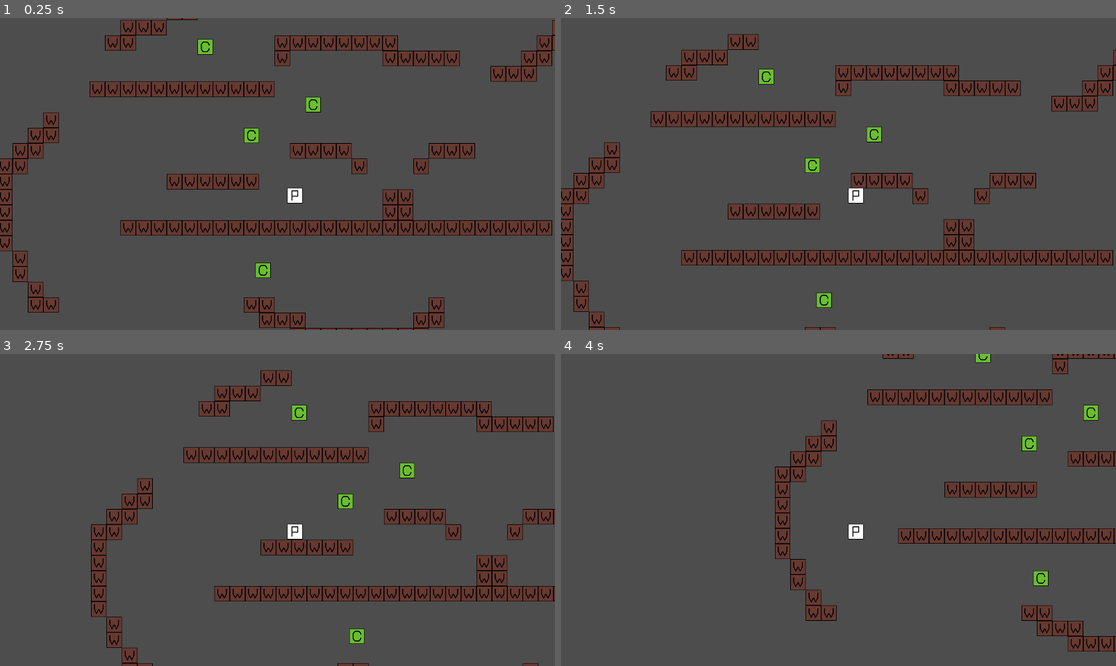
Above: before the commit, frames 1-4 (two rows, left to right).
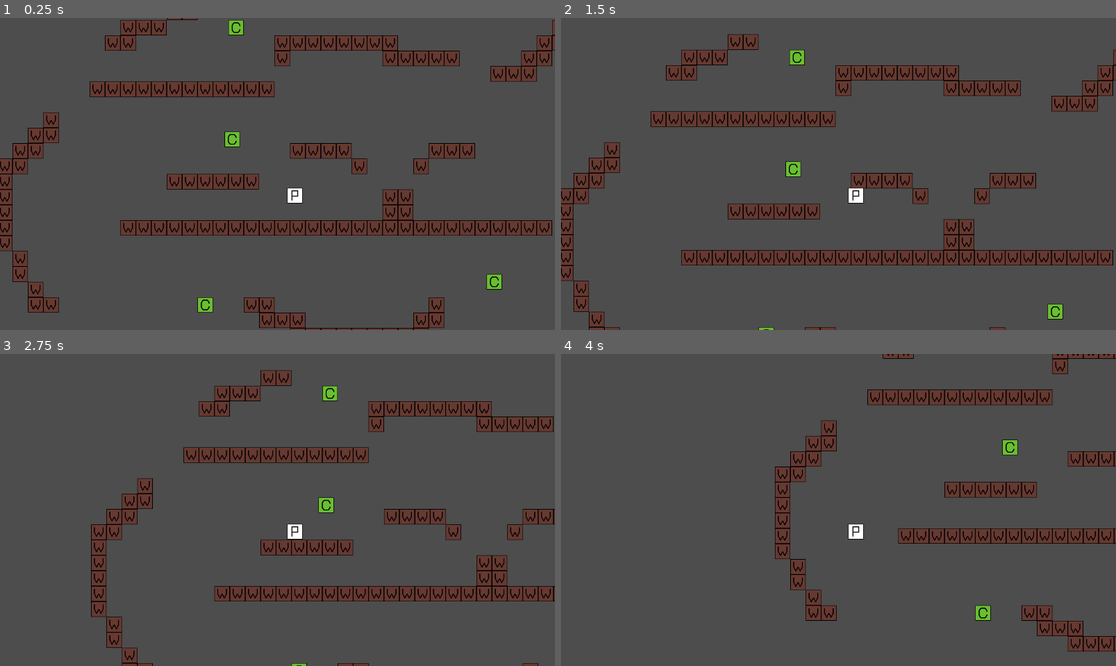
Above: after the commit, the same moments.

Repository: halleyre/gapanese-drift-machine
Game: Godot game, scene res://Scenes/main.tscn
The game is run twice, just before and just after one commit, with the same random seed, the same clock (stepped at 60 frames per second) and the same inputs.
Inputs:
- Up to frame 1 (0.25 s): no input
- Up to frame 2 (1.5 s): tap Enter at 0.5 s; hold Up (ui_up) from 0.53 s (still down); tap Space at 1.25 s
- Up to frame 3 (2.75 s): tap Enter at 2 s; release Up (ui_up) at 2.03 s; hold Left (ui_left) from 2.03 s (still down)
- Up to frame 4 (4 s): release Left (ui_left) at 3.53 s; hold Down (ui_down) from 3.53 s (still down)

The runs differ from the first frame. In frame 1, 1.1% of the frame differs, in the area x 35-91%, y 0-95%; in frame 2, 1.0%; in frame 3, 0.9%; in frame 4, 0.8%.

Commit message:
Yummy
Yummy. Also improved acceleration feeling.

Diff:
--- a/godot/Scenes/Player.tscn
+++ b/godot/Scenes/Player.tscn
@@ -22,6 +22,7 @@
 radius = 15.0
 
 [node name="Player" type="CharacterBody2D"]
+collision_layer = 2
 script = ExtResource("1_kyqiw")
 
 [node name="AnimatedSprite2D" type="AnimatedSprite2D" parent="."]
--- a/godot/Scenes/collectible.tscn
+++ b/godot/Scenes/collectible.tscn
@@ -1,5 +1,6 @@
-[gd_scene load_steps=5 format=3 uid="uid://buqyit1qnxm6s"]
+[gd_scene load_steps=6 format=3 uid="uid://buqyit1qnxm6s"]
 
+[ext_resource type="Script" uid="uid://dxki4mnh1k7dv" path="res://Scripts/collectible.gd" id="1_athsx"]
 [ext_resource type="Texture2D" uid="uid://ccqedrotmfsom" path="res://Assets/Default Textures/Collectible.png" id="1_fwdfn"]
 
 [sub_resource type="AtlasTexture" id="AtlasTexture_athsx"]
@@ -21,9 +22,13 @@
 size = Vector2(32, 32)
 
 [node name="Collectible" type="Area2D"]
+collision_mask = 2
+script = ExtResource("1_athsx")
 
 [node name="AnimatedSprite2D" type="AnimatedSprite2D" parent="."]
 sprite_frames = SubResource("SpriteFrames_7xeth")
 
 [node name="CollisionShape2D" type="CollisionShape2D" parent="."]
 shape = SubResource("RectangleShape2D_fwdfn")
+
+[connection signal="body_entered" from="." to="." method="_on_body_entered"]
--- a/godot/Scenes/main.tscn
+++ b/godot/Scenes/main.tscn
@@ -2,7 +2,7 @@
 
 [ext_resource type="PackedScene" uid="uid://b6f7va1v3irup" path="res://Scenes/Player.tscn" id="1_jjgbg"]
 [ext_resource type="Texture2D" uid="uid://ob54an244bqq" path="res://Assets/Default Textures/Wall.png" id="2_bo1nx"]
-[ext_resource type="Texture2D" uid="uid://ccqedrotmfsom" path="res://Assets/Default Textures/Collectible.png" id="3_8gbba"]
+[ext_resource type="PackedScene" uid="uid://buqyit1qnxm6s" path="res://Scenes/collectible.tscn" id="3_8gbba"]
 
 [sub_resource type="TileSetAtlasSource" id="TileSetAtlasSource_bo1nx"]
 texture = ExtResource("2_bo1nx")
@@ -31,18 +31,14 @@
 [node name="Camera2D" type="Camera2D" parent="CharacterBody2D"]
 position = Vector2(-36, -45)
 
-[node name="Collectible" type="Sprite2D" parent="."]
-position = Vector2(-112, -208)
-texture = ExtResource("3_8gbba")
+[node name="Collectible" parent="." instance=ExtResource("3_8gbba")]
+position = Vector2(-152, -200)
 
-[node name="Collectible2" type="Sprite2D" parent="."]
-position = Vector2(-208, -392)
-texture = ExtResource("3_8gbba")
+[node name="Collectible2" parent="." instance=ExtResource("3_8gbba")]
+position = Vector2(-208, 144)
 
-[node name="Collectible3" type="Sprite2D" parent="."]
-position = Vector2(-88, 72)
-texture = ExtResource("3_8gbba")
+[node name="Collectible3" parent="." instance=ExtResource("3_8gbba")]
+position = Vector2(392, 96)
 
-[node name="Collectible4" type="Sprite2D" parent="."]
-position = Vector2(16, -272)
-texture = ExtResource("3_8gbba")
+[node name="Collectible4" parent="." instance=ExtResource("3_8gbba")]
+position = Vector2(-144, -432)
--- /dev/null
+++ b/godot/Scripts/collectible.gd
@@ -0,0 +1,7 @@
+extends Area2D
+
+@warning_ignore("unused_parameter")
+
+func _on_body_entered(body: Node2D) -> void:
+	print("Yummy")
+	queue_free()
--- a/godot/Scripts/player.gd
+++ b/godot/Scripts/player.gd
@@ -16,6 +16,8 @@
 		x_direction = 1
 	if Input.is_action_just_pressed("ui_left"):
 		x_direction = -1
+
+	#Smoothness
 
 	if Input.is_action_just_released("ui_right") and x_direction == 1:
 		if Input.is_action_pressed("ui_left"):
@@ -39,6 +41,8 @@
 	if Input.is_action_just_pressed("ui_up"):
 		y_direction = -1
 
+	#Smoothness
+
 	if Input.is_action_just_released("ui_down") and y_direction == 1:
 		if Input.is_action_pressed("ui_up"):
 			y_direction = -1
Not shown, added: godot/Scripts/collectible.gd.uid
